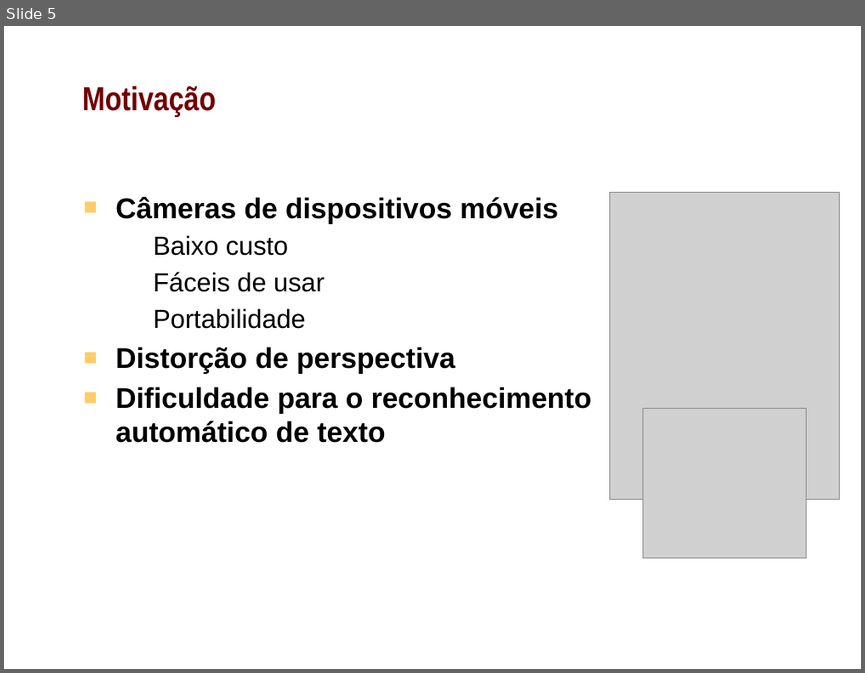
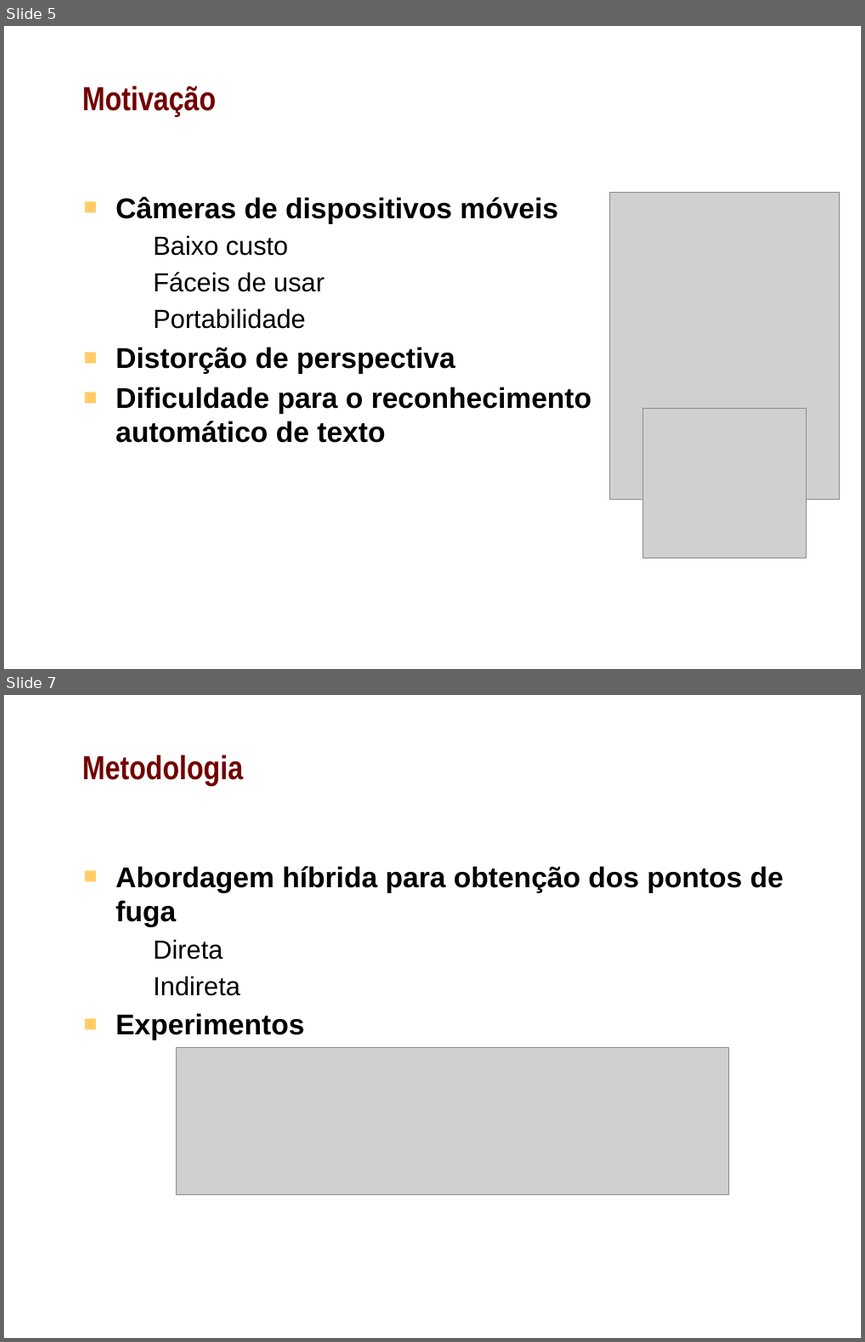
Before and after one commit to shannonyu/perspective-rectification, a slide deck: doc/pres.pptx. Shown one above the other, each under a label of ours: slide 5 before the commit, slides 5 and 7 after it; the slides between them are not shown. The pictures are 865x673 and 865x1342 pixels, drawn with LibreOffice and Linux fonts; fonts in the diff are those of the drawing; grey boxes stand for pictures; background and template pictures are left out. Boxes give left, top, right and bottom in pixels: in the first picture for what was removed or moved away, otherwise in the second. Text is boxed around its words. In the diff, an @@ line names an element or a change of style, - is before the commit and + after.

```diff
--- a/doc/pres.pptx
+++ b/doc/pres.pptx
@@ slide 7 added at bbox=[4, 695, 861, 1338], background picture (left out) @@
@@ title added at bbox=[82, 755, 243, 785], 28 pt, text #720000, bold @@
+Metodologia
@@ text added at bbox=[115, 866, 783, 1040], 24 pt, text #000000, bold @@
+■ Abordagem híbrida para obtenção dos pontos de fuga
+  – Direta
+  – Indireta
+■ Experimentos
@@ picture added at bbox=[177, 1047, 729, 1195] @@
```
Also in this commit, not shown: 2 slides changed, 10 other slides added, 2 slides removed.
